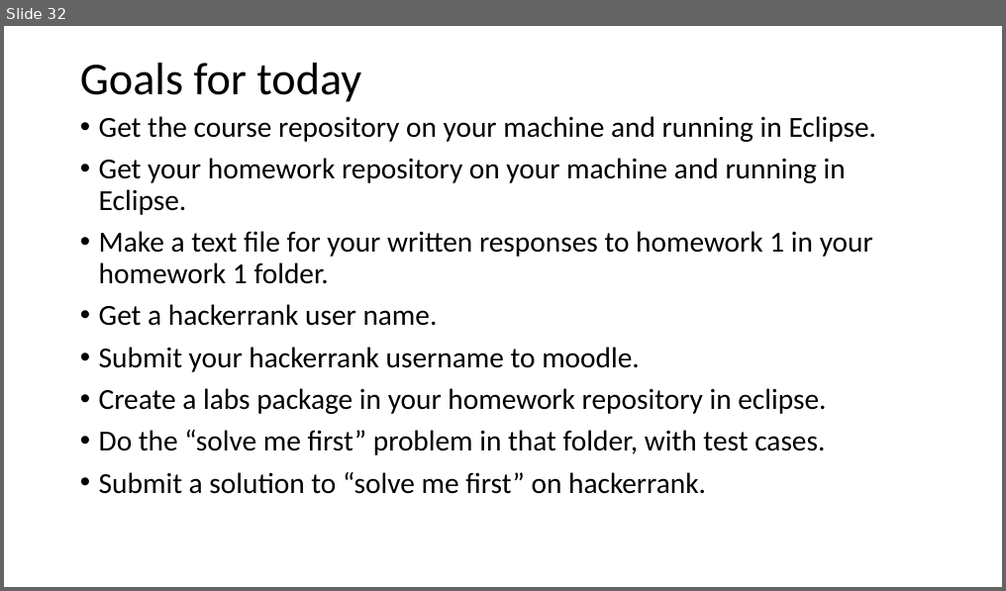
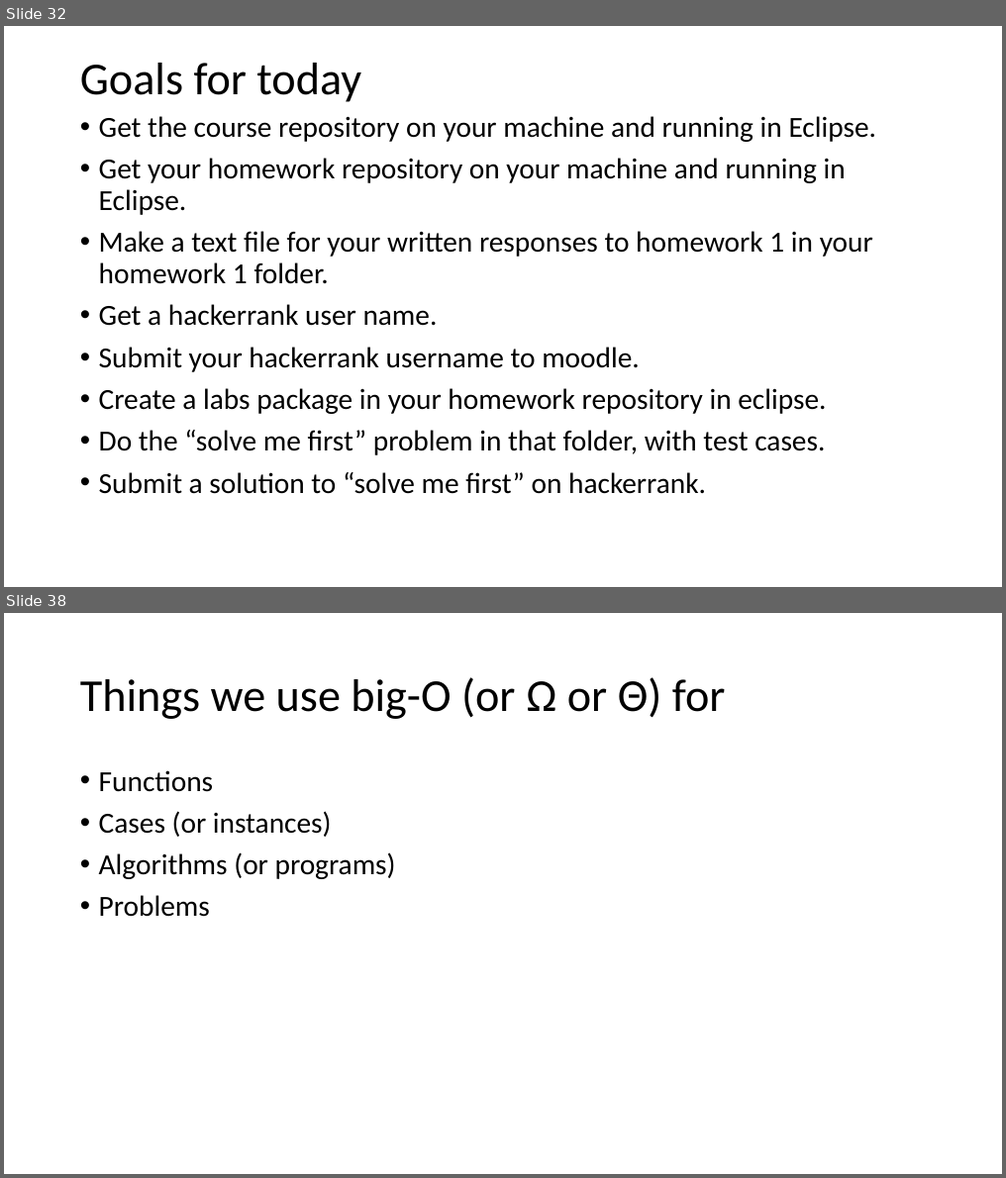
Before and after one commit to skalakm/232, a slide deck: notes.pptx. Shown one above the other, each under a label of ours: slide 32 before the commit, slides 32 and 38 after it; the slides between them are not shown. The pictures are 1006x591 and 1006x1178 pixels, drawn with LibreOffice and Linux fonts; fonts in the diff are those of the drawing. Boxes give left, top, right and bottom in pixels: in the first picture for what was removed or moved away, otherwise in the second. Text is boxed around its words. In the diff, an @@ line names an element or a change of style, - is before the commit and + after.

```diff
--- a/notes.pptx
+++ b/notes.pptx
@@ slide 38 added at (4,613,1002,1174), background #FFFFFF @@
@@ title added at (80,677,726,719), 44 pt, text #000000 @@
+Things we use big-O (or Ω or Θ) for
@@ text added at (99,770,396,917), 28 pt, text #000000 @@
+• Functions
+• Cases (or instances)
+• Algorithms (or programs)
+• Problems
```
Also in this commit, not shown: 9 other slides added, 1 other file.
